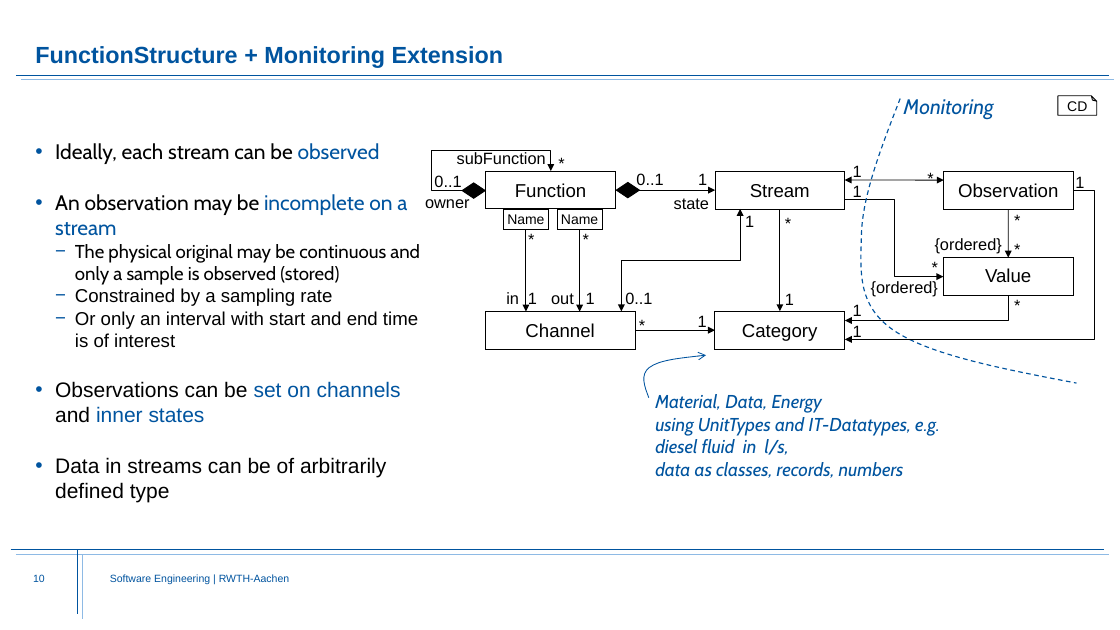
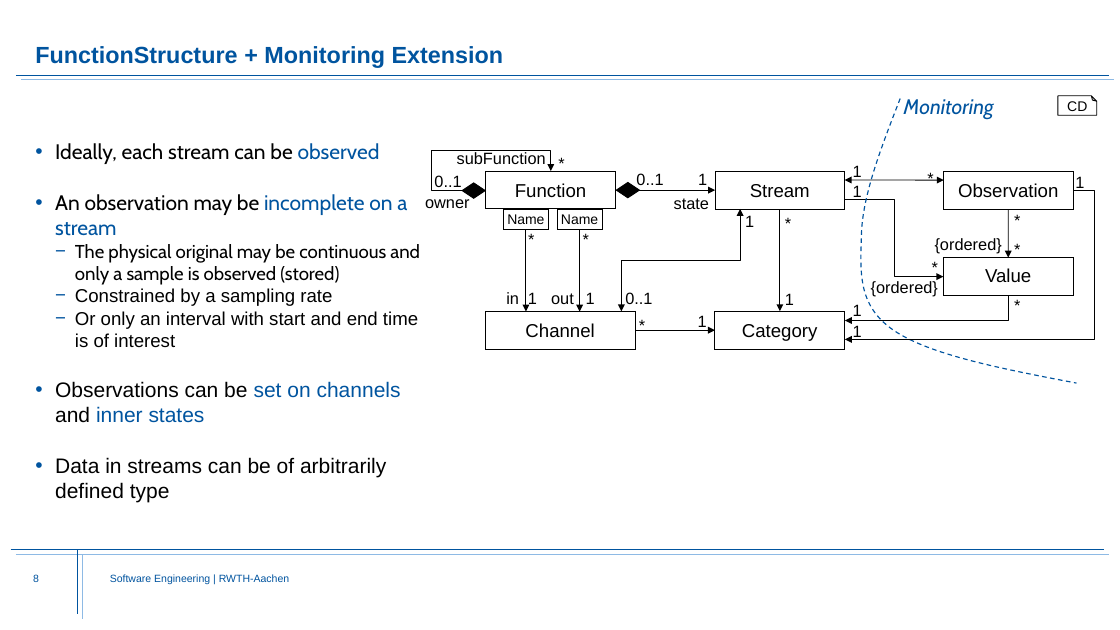
Before and after one commit to Fishi2402/montigem, a slide deck: slide 8 of products/syse_functions/doc/FunctionStructure.Explanation.pptx (slide 10 before the commit). Drawn at 1120x630 pixels with LibreOffice and Linux fonts; fonts in the diff are those of the drawing; background and template pictures are left out. Boxes give left, top, right and bottom in pixels: in the first picture for what was removed or moved away, otherwise in the second. Text is boxed around its words. In the diff, an @@ line names an element or a change of style, - is before the commit and + after.

```diff
--- a/products/syse_functions/doc/FunctionStructure.Explanation.pptx
+++ b/products/syse_functions/doc/FunctionStructure.Explanation.pptx
@@ freeform shape removed at (644,355,706,398) @@
@@ text removed at (655,394,940,478) @@
-Material, Data, Energy
-using UnitTypes and IT-Datatypes, e.g.
-diesel fluid in l/s,
-data as classes, records, numbers
@@ page number at (33,574,39,582): text changed @@
-10
+8
```
Also in this commit, not shown: 4 other slides changed, 2 slides removed.
